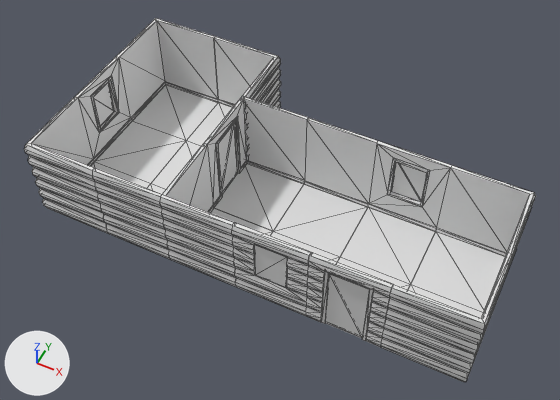
The FBX model 3D-DATA-ZombieBeaverSpil/Assets/3DModels/HouseSetup02.FBX as it was, and as the next commit left it.
Before and after are seen from a camera (50 mm lens) standing at (1.35, -26.1, 16.53) and looking at (-4.94, -13.53, 0.82). Arrows for +X, +Y and +Z are at lower left; the lights stay in place. Mesh edges are drawn as thin lines. Where no turn or scale is listed for an object, it has been applied to the vertices. Vertices at the same position are counted once.

In view in the first picture: 'Setup_002'.
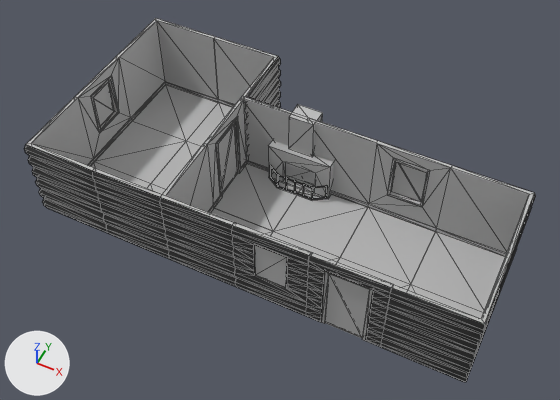
The newer file is also turned or shifted as a whole; pictures and numbers use the older file's frame.

Pixel boxes (x1, y1, x2, y2) of what changed, in the pictures (560 x 400 px):
part 1 of me_mesh, added
    after: (289, 104, 323, 157)
part 2 of me_mesh, added
    after: (269, 140, 334, 201)
part 3 of me_mesh, recoloured
    both: (26, 18, 534, 341)
part 4 of me_mesh, recoloured
    both: (24, 56, 536, 382)

The change, as a diff of the scene's bpy script:
```diff
--- a/3D-DATA-ZombieBeaverSpil/Assets/3DModels/HouseSetup02.FBX.py
+++ b/3D-DATA-ZombieBeaverSpil/Assets/3DModels/HouseSetup02.FBX.py
@@ mat_material__3 @@
+mat_material__3 = principled_material('Material #3')
+mat_material__3.base_color = (0.03, 0.03, 0.03)  # black #303030
+mat_material__3.roughness = 0.6
@@ mat_material__2 @@
+mat_material__2 = principled_material('Material #2')
+mat_material__2.base_color = (0.502, 0.502, 0.502)  # grey #bcbcbc
+mat_material__2.roughness = 0.859
@@ me_mesh @@
 # used by ob_setup_002; location = (-2.91, -13.99, 0.0)
-me_mesh.from_pydata(...)  # 1004 vertices, 1212 faces; spans x -8.15..4.15, y -2.15..4.15, z 0.0..2.5
+me_mesh.from_pydata(...)  # 1225 vertices, 1528 faces; spans x -8.15..4.15, y -2.15..4.15, z -0.02..2.5
+# me_mesh part 1: a new loose piece, a box spanning x -2.48..-1.74, y 1.9..2.45, z 1.3..2.5, in mat_material__2 (grey #bcbcbc)
+# me_mesh part 2
+# 137 vertices are added at x -3.04..-1.18, y 1.49..2.73, z 0.0..1.3
+# 28 new vertices lie (0.05, 0.05, 0.0) away from vertices in x -3.03..-1.2, y 1.49..1.76, z 0.03..0.5
+# 14 new vertices lie (0.0, 0.05, 0.05) away from vertices in x -2.98..-1.2, y 1.49..1.71, z 0.03..0.5
+# 14 new vertices lie (0.0, 0.05, -0.05) away from vertices in x -2.98..-1.2, y 1.49..1.71, z 0.03..0.5
+# 6 new vertices lie (1.9, 0.0, 0.0) away from vertices in x -3.04, y 1.76..2.73, z 0.0..1.3
+# 6 new vertices lie (0.35, -0.22, 0.0) away from vertices in x -2.99..-2.97, y 1.74..1.78, z 0.01..0.5
+# 8 new vertices lie (0.34, 0.22, 0.0) away from vertices in x -1.55..-1.53, y 1.52..1.56, z 0.01..0.52
+# 40 new faces join them, mat_material__2 (grey #bcbcbc)
+# 264 new faces join them, mat_material__3 (black #303030)
+# me_mesh part 3: 413 faces spanning x -8.15..4.1, y -2.15..4.1, z 0.0..2.5 switch from no material to mat_material__2 (grey #bcbcbc)
+# me_mesh part 4: 799 faces spanning x -8.15..4.15, y -2.15..4.15, z 0.0..2.5 switch from no material to mat_material__3 (black #303030)
```
